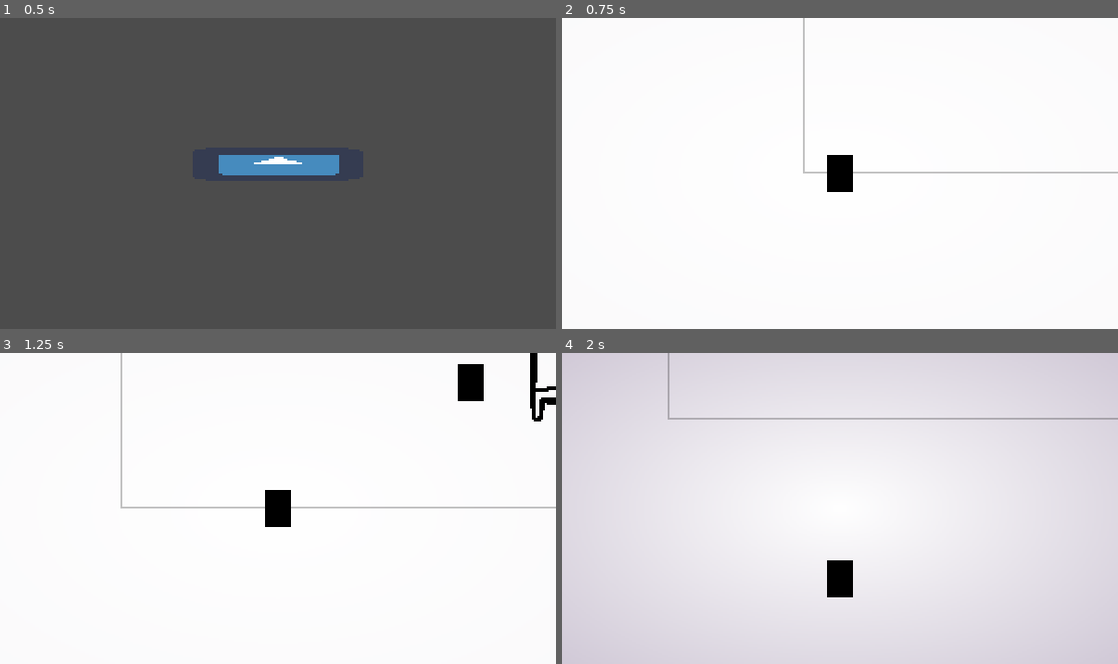
Above: before the commit, frames 1-4 (two rows, left to right).
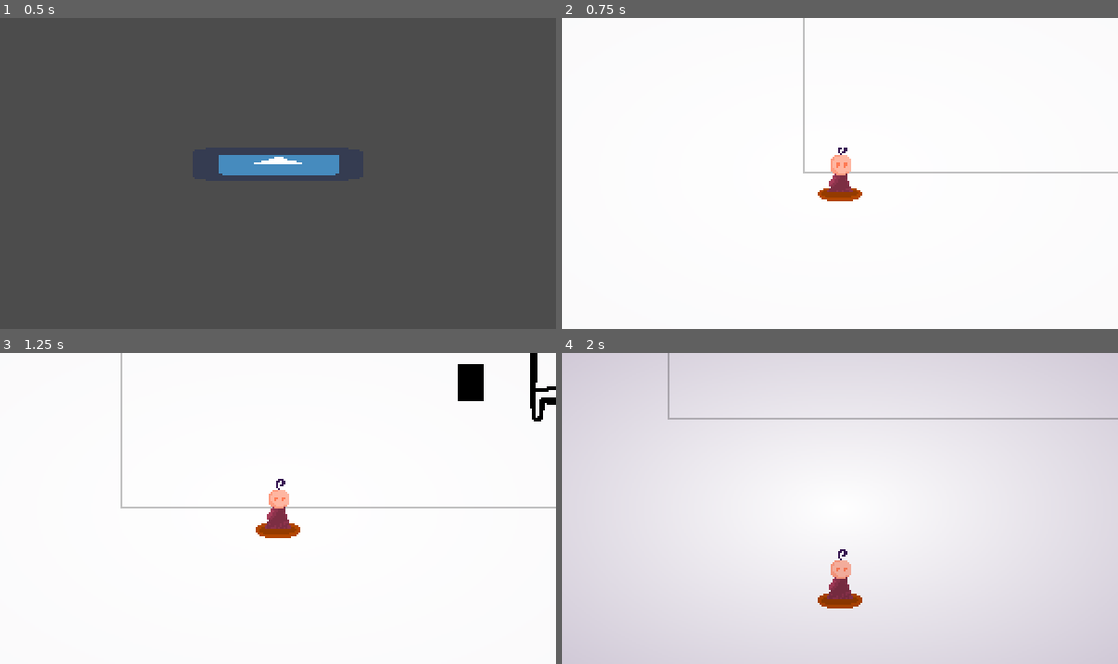
Above: after the commit, the same moments.

Repository: EdBarrancos/Operation_Ai_pain
Game: Godot game, scene res://Scenes/World.tscn
Same seed, same stepped clock (60 frames per second), same inputs: the game is played once before the commit and once after it. The engine's default icon, where the game draws it, is replaced by a stand-in: a white triangle on a blue panel in a dark square.
Inputs:
- Up to frame 1 (0.5 s): no input
- Up to frame 2 (0.75 s): tap Enter (ui_accept) at 0.5 s; hold D (RIGHT) from 0.53 s (still down); tap F (FEED) at 0.6 s
- Up to frame 3 (1.25 s): keep holding D (RIGHT); tap Enter (ui_accept) at 0.77 s
- Up to frame 4 (2 s): release D (RIGHT) at 1.28 s; hold S (DOWN) from 1.28 s (still down); tap T (TEST) at 1.35 s; tap Enter (ui_accept) at 1.52 s

Frame 1 is identical in both runs. In frame 2, 0.8% of the frame differs, in the area x 46-54%, y 41-59%; in frame 3, 0.9%, in the area x 46-54%, y 40-60%; in frame 4, 0.9%.

Commit message:
Add PlayerWalking Animation

Diff:
--- a/OperationAi/Player/Scenes/Player.tscn
+++ b/OperationAi/Player/Scenes/Player.tscn
@@ -1,13 +1,32 @@
-[gd_scene load_steps=7 format=2]
+[gd_scene load_steps=10 format=2]
 
-[ext_resource path="res://Player/ArtAssets/Character.png" type="Texture" id=1]
+[ext_resource path="res://Player/ArtAssets/MC Sprite Right - Step.png" type="Texture" id=1]
 [ext_resource path="res://Player/Scripts/PlayerMovement.gd" type="Script" id=2]
 [ext_resource path="res://Player/Scripts/Player.gd" type="Script" id=3]
 [ext_resource path="res://Player/Scripts/SoupInventory.gd" type="Script" id=4]
+[ext_resource path="res://Player/ArtAssets/MC Sprite Right - Standing.png" type="Texture" id=5]
 [ext_resource path="res://Player/Scripts/PlayerCamera2D.gd" type="Script" id=6]
+[ext_resource path="res://Player/Scripts/PlayerAnimation.gd" type="Script" id=7]
 
 [sub_resource type="RectangleShape2D" id=1]
-extents = Vector2( 6.95537, 10.0088 )
+extents = Vector2( 6.95537, 10.8315 )
+
+[sub_resource type="Animation" id=2]
+resource_name = "Walking"
+length = 0.2
+loop = true
+tracks/0/type = "value"
+tracks/0/path = NodePath("../PlayerSprite:texture")
+tracks/0/interp = 1
+tracks/0/loop_wrap = true
+tracks/0/imported = false
+tracks/0/enabled = true
+tracks/0/keys = {
+"times": PoolRealArray( 0, 0.1 ),
+"transitions": PoolRealArray( 1, 1 ),
+"update": 1,
+"values": [ ExtResource( 5 ), ExtResource( 1 ) ]
+}
 
 [node name="Player" type="KinematicBody2D"]
 script = ExtResource( 3 )
@@ -28,3 +47,9 @@
 [node name="PlayerCamera2D" type="Camera2D" parent="."]
 current = true
 script = ExtResource( 6 )
+
+[node name="PlayerAnimation" type="Node2D" parent="."]
+script = ExtResource( 7 )
+
+[node name="AnimationPlayer" type="AnimationPlayer" parent="PlayerAnimation"]
+anims/Walking = SubResource( 2 )
--- a/OperationAi/Player/Scripts/Player.gd
+++ b/OperationAi/Player/Scripts/Player.gd
@@ -5,6 +5,7 @@
 onready var playerCollisonShape = $PlayerCollisionShape
 onready var playerSoupInventory = $SoupInventory
 onready var playerCamera = $PlayerCamera2D
+onready var playerAnimtion = $PlayerAnimation
 
 #DEBUGS
 export var DMOVEMENT = false
@@ -24,6 +25,7 @@
 	playerSoupInventory.Init(self, DINVETORY)
 	playerCamera.Init(self, DCAMERA)
 	playerCamera.SetLimits(upperLimit, lowerLimit, leftLimit, rightLimit)
+	playerAnimtion.Init(self)
 
 func _process(_delta):
 	if Input.is_action_just_pressed("TEST"):
--- /dev/null
+++ b/OperationAi/Player/Scripts/PlayerAnimation.gd
@@ -0,0 +1,45 @@
+extends Node2D
+
+
+var player
+var playerMovement
+var playerSprite
+var stopAnimation = false
+
+onready var animationPlayer = $AnimationPlayer
+
+
+# Called when the node enters the scene tree for the first time.
+func _ready():
+	pass # Replace with function body.
+
+func Init(owner):
+	player = owner
+	playerMovement = player.playerMovement
+	playerSprite = player.playerSprite
+
+func _process(delta):
+	if playerMovement.GetVelocityLength() > 1:
+		PlayWalkingAnimation()
+	else:
+		StopAnimation()
+
+	if playerMovement.velocity.x > 0: turn_right()
+	elif playerMovement.velocity.x < 0: turn_left()
+
+
+func is_sprite_flipped(): return playerSprite.flip_h
+
+func flip_sprite(): playerSprite.flip_h = not playerSprite.flip_h
+
+func turn_right():
+	if is_sprite_flipped(): flip_sprite()
+
+func turn_left():
+	if not is_sprite_flipped(): flip_sprite()
+
+func PlayWalkingAnimation():
+	animationPlayer.play("Walking")
+
+func StopAnimation():
+	animationPlayer.stop()
--- a/OperationAi/Player/Scripts/PlayerMovement.gd
+++ b/OperationAi/Player/Scripts/PlayerMovement.gd
@@ -126,6 +126,9 @@
 	maxVel = BASE_MAX_VEL
 	decel = BASE_DECEL
 
+func GetVelocityLength():
+	return velocity.length()
+
 func ChangeVelocityX(value, maxVelocity=0, adding=true, gradual=false):
 	""" adding -> if you want to just set value or add it to current velocity
 		gradual -> will lerp the velocity to maxVelocity with weight value"""
Binary file added: OperationAi/Player/ArtAssets/MC Sprite Right - Standing.png
Not shown, added: OperationAi/Player/ArtAssets/MC Sprite Right - Standing.png.import
Binary file added: OperationAi/Player/ArtAssets/MC Sprite Right - Step.png
Not shown, added: OperationAi/Player/ArtAssets/MC Sprite Right - Step.png.import
